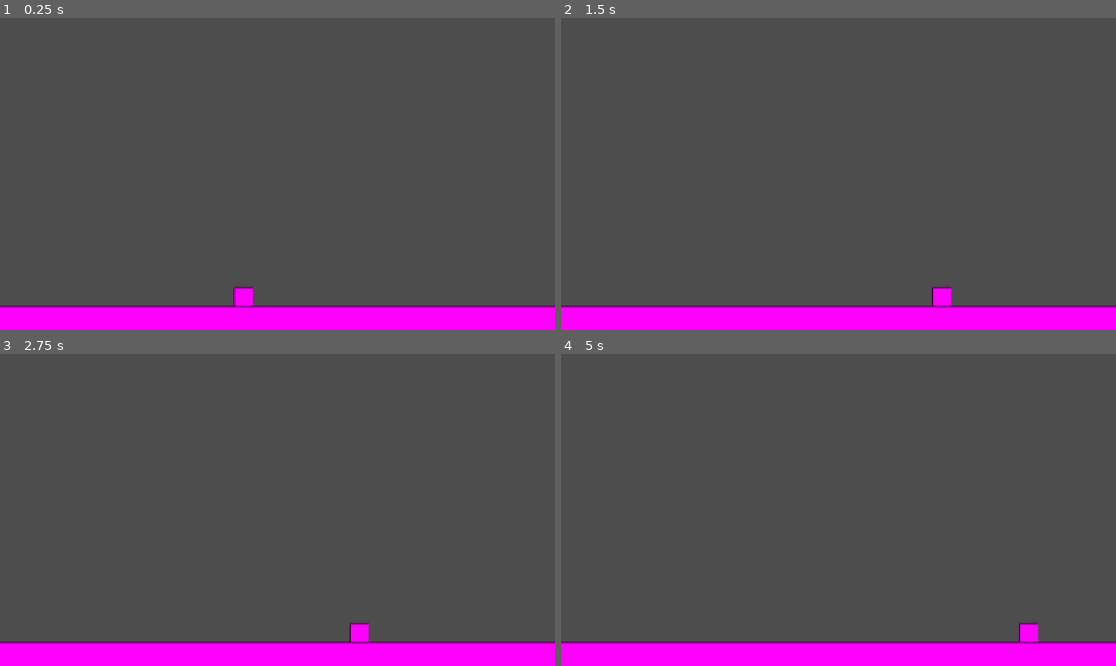
Above: before the commit, frames 1-4 (two rows, left to right).
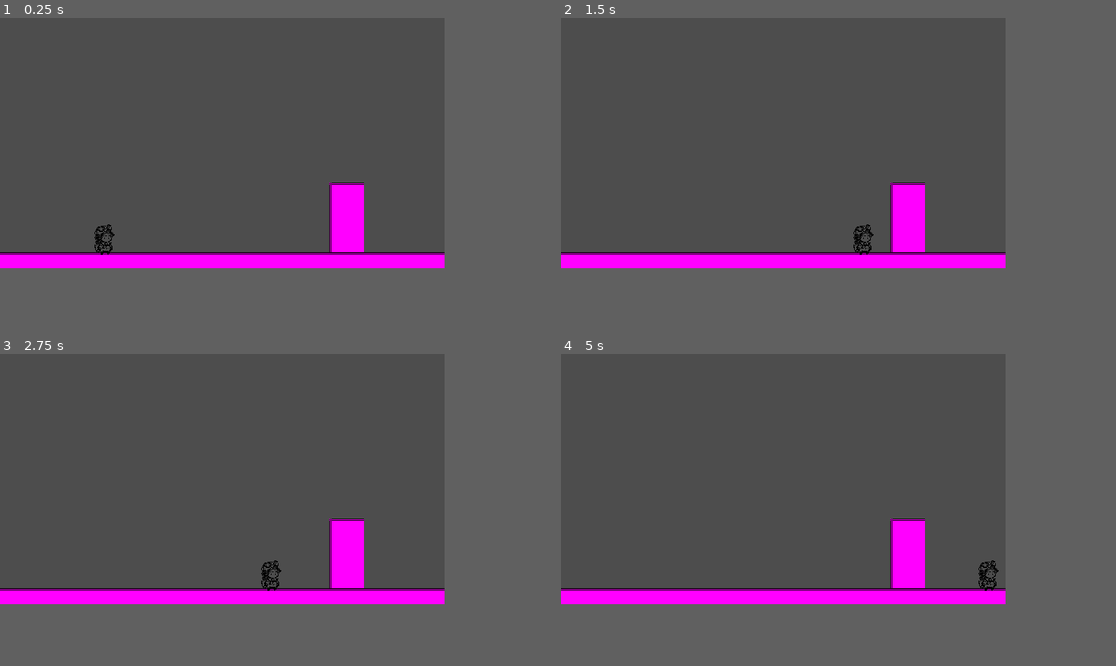
Above: after the commit, the same moments.

Repository: Tarnest/meow-meow-gj
Game: Godot game, scene res://scenes/shop/shop.tscn
The game is run twice, just before and just after one commit, with the same random seed, the same clock (stepped at 60 frames per second) and the same inputs.
Inputs:
- Up to frame 1 (0.25 s): no input
- Up to frame 2 (1.5 s): tap Enter at 0.5 s; hold Right (move_right) from 0.53 s (still down); tap E (interact) at 0.6, 1.35 s; tap Space (jump) at 0.77 s
- Up to frame 3 (2.75 s): tap Space (jump) at 1.52 s; release Right (move_right) at 2.03 s; hold A (move_left) from 2.03 s (still down); tap E (interact) at 2.1 s
- Up to frame 4 (5 s): release A (move_left) at 2.78 s; hold Right (move_right) 2.78-4.28 s; tap E (interact) at 2.85, 3.6, 4.35 s; tap Space (jump) at 3.02, 3.77, 4.52 s; hold A (move_left) from 4.28 s (still down)
The window is 799x449 before the commit and 640x360 after it. Grey fills any space a smaller window leaves; there, only what the larger window draws over its background counts as a difference.

The runs differ from the first frame. In frame 1, 14% of the frame differs, in the area x 0-100%, y 52-100%; in frame 2, 14%; in frame 3, 14%; in frame 4, 14%.

Commit message:
Added EntryPoint Scene

Diff:
--- /dev/null
+++ b/dummy/dummy_scene.tscn
@@ -0,0 +1,8 @@
+[gd_scene format=3 uid="uid://cie576w0fthva"]
+
+[ext_resource type="PackedScene" uid="uid://0ijfod5uxjbd" path="res://scenes/player/player.tscn" id="1_8rv6c"]
+
+[node name="DummyScene" type="Node2D" unique_id=469246874]
+
+[node name="Player" parent="." unique_id=2002699047 instance=ExtResource("1_8rv6c")]
+position = Vector2(295, 146)
--- a/project.godot
+++ b/project.godot
@@ -22,6 +22,13 @@
 gdscript/warnings/unsafe_method_access=2
 gdscript/warnings/unsafe_cast=1
 gdscript/warnings/unsafe_call_argument=2
+
+[display]
+
+window/size/viewport_width=640
+window/size/viewport_height=360
+window/stretch/mode="viewport"
+window/stretch/aspect="keep_width"
 
 [input]
 
@@ -52,6 +59,7 @@
 
 2d_physics/layer_1="Platforms"
 2d_physics/layer_2="Player"
+2d_physics/layer_3="Door"
 
 [physics]
 
--- a/scenes/player/player.gd
+++ b/scenes/player/player.gd
@@ -1,4 +1,6 @@
 extends CharacterBody2D
+
+@onready var interaction: Area2D = %Interaction
 
 var gravity: float = 5000
 var speed: int = 300
@@ -14,6 +16,12 @@
 		direction_x += 1
 	if Input.is_action_just_pressed("jump") and is_on_floor():
 		velocity.y = -jump_speed
+	if Input.is_action_just_pressed("interact"):
+		var areas: Array[Area2D] = interaction.get_overlapping_areas()
+		for area in areas:
+			if area is EntryPoint:
+				var entry_point: EntryPoint = area
+				entry_point.interact()
 
 	velocity.x = direction_x * speed
 	velocity.y += gravity * delta
--- a/scenes/player/player.tscn
+++ b/scenes/player/player.tscn
@@ -1,19 +1,30 @@
 [gd_scene format=3 uid="uid://0ijfod5uxjbd"]
 
 [ext_resource type="Script" uid="uid://dd0dd3bpqcn12" path="res://scenes/player/player.gd" id="1_8afob"]
-
-[sub_resource type="PlaceholderTexture2D" id="PlaceholderTexture2D_x7p2l"]
-size = Vector2(40, 40)
+[ext_resource type="Texture2D" uid="uid://bghkq6oamqf40" path="res://scenes/player/Sprite-0009.png" id="2_dovo2"]
 
 [sub_resource type="RectangleShape2D" id="RectangleShape2D_8afob"]
 size = Vector2(40, 40)
 
+[sub_resource type="CircleShape2D" id="CircleShape2D_8afob"]
+radius = 50.08992
+
 [node name="Player" type="CharacterBody2D" unique_id=2002699047]
 collision_layer = 2
+collision_mask = 5
 script = ExtResource("1_8afob")
 
 [node name="Sprite2D" type="Sprite2D" parent="." unique_id=954679802]
-texture = SubResource("PlaceholderTexture2D_x7p2l")
+texture_filter = 1
+texture = ExtResource("2_dovo2")
 
 [node name="CollisionShape2D" type="CollisionShape2D" parent="." unique_id=1764915389]
 shape = SubResource("RectangleShape2D_8afob")
+
+[node name="Interaction" type="Area2D" parent="." unique_id=2038586233]
+unique_name_in_owner = true
+collision_layer = 2
+collision_mask = 4
+
+[node name="CollisionShape2D" type="CollisionShape2D" parent="Interaction" unique_id=672323205]
+shape = SubResource("CircleShape2D_8afob")
--- /dev/null
+++ b/scenes/shop/entry_point/entry_point.gd
@@ -0,0 +1,8 @@
+class_name EntryPoint
+extends Area2D
+
+@export var switch_to_scene: PackedScene
+
+func interact() -> void:
+	if switch_to_scene != null:
+		get_tree().change_scene_to_packed(switch_to_scene)
--- /dev/null
+++ b/scenes/shop/entry_point/entry_point.tscn
@@ -0,0 +1,20 @@
+[gd_scene format=3 uid="uid://bathwhr7vp2b4"]
+
+[ext_resource type="Script" uid="uid://cfs664cwcuyb4" path="res://scenes/shop/entry_point/entry_point.gd" id="1_jonkj"]
+
+[sub_resource type="PlaceholderTexture2D" id="PlaceholderTexture2D_jonkj"]
+size = Vector2(50, 100)
+
+[sub_resource type="RectangleShape2D" id="RectangleShape2D_jonkj"]
+size = Vector2(50, 100)
+
+[node name="EntryPoint" type="Area2D" unique_id=1421819112]
+collision_layer = 4
+collision_mask = 2
+script = ExtResource("1_jonkj")
+
+[node name="Sprite2D" type="Sprite2D" parent="." unique_id=271411261]
+texture = SubResource("PlaceholderTexture2D_jonkj")
+
+[node name="CollisionShape2D" type="CollisionShape2D" parent="." unique_id=242531201]
+shape = SubResource("RectangleShape2D_jonkj")
--- a/scenes/shop/shop.tscn
+++ b/scenes/shop/shop.tscn
@@ -1,25 +1,31 @@
 [gd_scene format=3 uid="uid://da6760vadt1w7"]
 
 [ext_resource type="PackedScene" uid="uid://0ijfod5uxjbd" path="res://scenes/player/player.tscn" id="1_100s2"]
+[ext_resource type="PackedScene" uid="uid://bathwhr7vp2b4" path="res://scenes/shop/entry_point/entry_point.tscn" id="2_qaxay"]
+[ext_resource type="PackedScene" uid="uid://cie576w0fthva" path="res://dummy/dummy_scene.tscn" id="3_7lxhl"]
 
 [sub_resource type="PlaceholderTexture2D" id="PlaceholderTexture2D_7r02r"]
-size = Vector2(3000, 50)
+size = Vector2(3000, 25)
 
 [sub_resource type="RectangleShape2D" id="RectangleShape2D_7r02r"]
-size = Vector2(3000, 50)
+size = Vector2(3000, 25)
 
 [node name="Shop" type="Node2D" unique_id=2133320849]
 
 [node name="Ground" type="StaticBody2D" parent="." unique_id=1295891460]
+position = Vector2(500, 350)
 collision_mask = 2
 
 [node name="Ground" type="Sprite2D" parent="Ground" unique_id=419160767]
-position = Vector2(500, 623)
 texture = SubResource("PlaceholderTexture2D_7r02r")
 
 [node name="CollisionShape2D" type="CollisionShape2D" parent="Ground" unique_id=1658052484]
-position = Vector2(500, 623)
 shape = SubResource("RectangleShape2D_7r02r")
 
 [node name="Player" parent="." unique_id=2002699047 instance=ExtResource("1_100s2")]
-position = Vector2(505, 465)
+z_index = 1
+position = Vector2(151, 288)
+
+[node name="EntryPoint" parent="." unique_id=1421819112 instance=ExtResource("2_qaxay")]
+position = Vector2(499, 287)
+switch_to_scene = ExtResource("3_7lxhl")
Binary file added: scenes/player/Sprite-0009.png
Not shown, added: scenes/player/Sprite-0009.png.import
Not shown, added: scenes/shop/entry_point/entry_point.gd.uid
